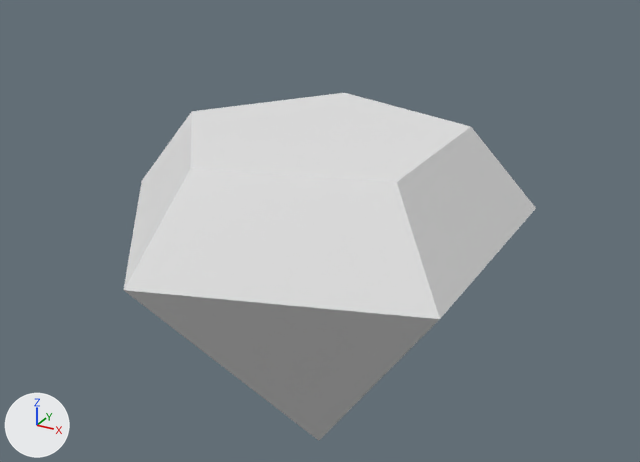
A saved change to the FBX model Assets/Models/Diamond.fbx.
Camera for both pictures: a 50 mm camera at (1.76, -3.18, 2.13) aimed at (-0.03, 0.06, 0.51). Arrows for +X, +Y and +Z are at lower left; the lights stay in place. Where no turn or scale is listed for an object, it has been applied to the vertices.

The first picture shows 'Diamond'.
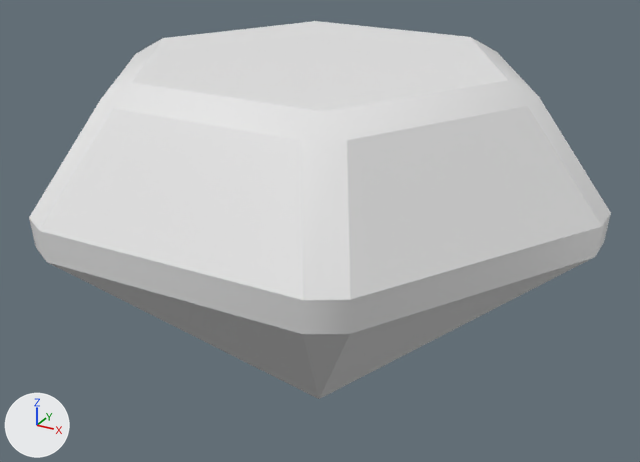
What differs and where, as boxes (x1, y1, x2, y2) in the pictures (640 x 462 px):
'Diamond', reshaped, moved (41% wider, 9% taller)
    before: (124, 93, 536, 440)
    after: (29, 21, 611, 399)

What the commit changed:
me_mesh is used by ob_diamond; location (0.0, 0.0, 0.0).
me_mesh had 12 vertices, 15 faces and spanned x -1.0..0.81, y -0.95..0.95, z -0.6..1.0.
me_mesh now has 44 vertices, 54 faces and spans x -1.22..1.22, y -1.1..1.1, z -0.67..1.0.
Part 1, on me_mesh:
11 vertices are removed from x -1.0..0.81, y -0.95..0.95, z -0.6..1.0.
15 faces are deleted.
37 vertices are added at x -1.22..1.22, y -1.1..1.1, z -0.67..1.0.
6 new vertices lie (0.0, 0.14, 0.0) away from vertices in x -1.22..1.22, y -0.07, z 0.4..0.93.
54 new faces join them.
Object 'Diamond' (ob_diamond) moves from (0.0, 0.0, 0.0) to (0.0, 0.0, 0.322).
